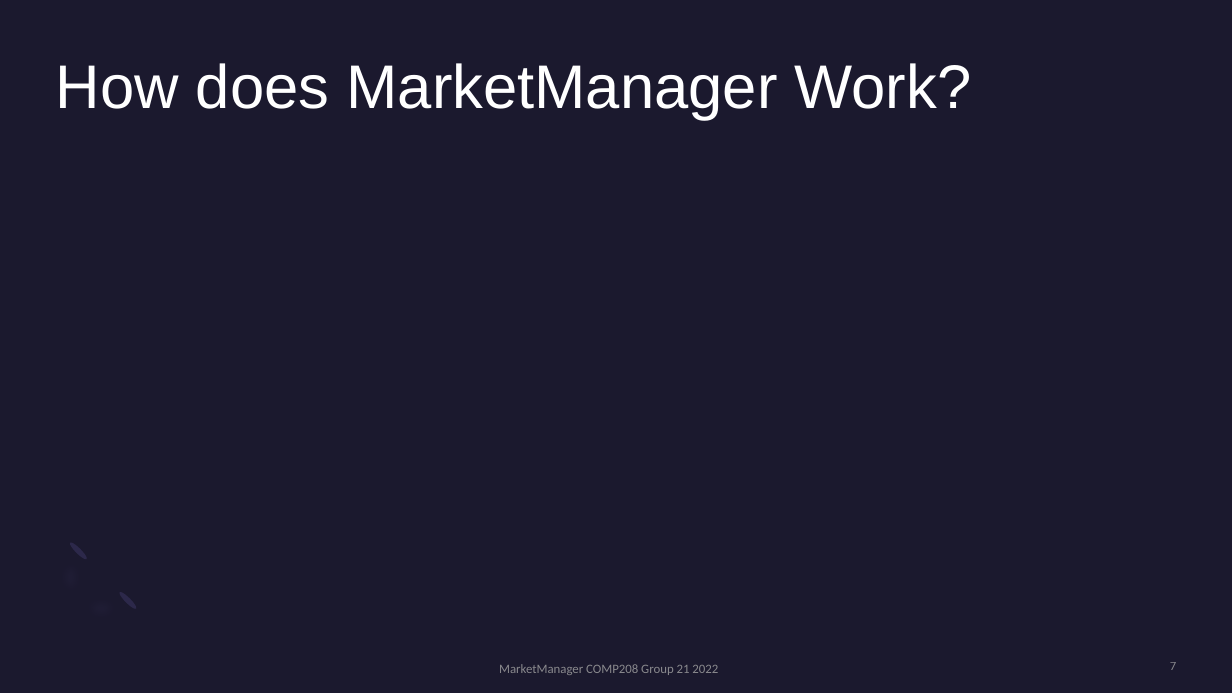
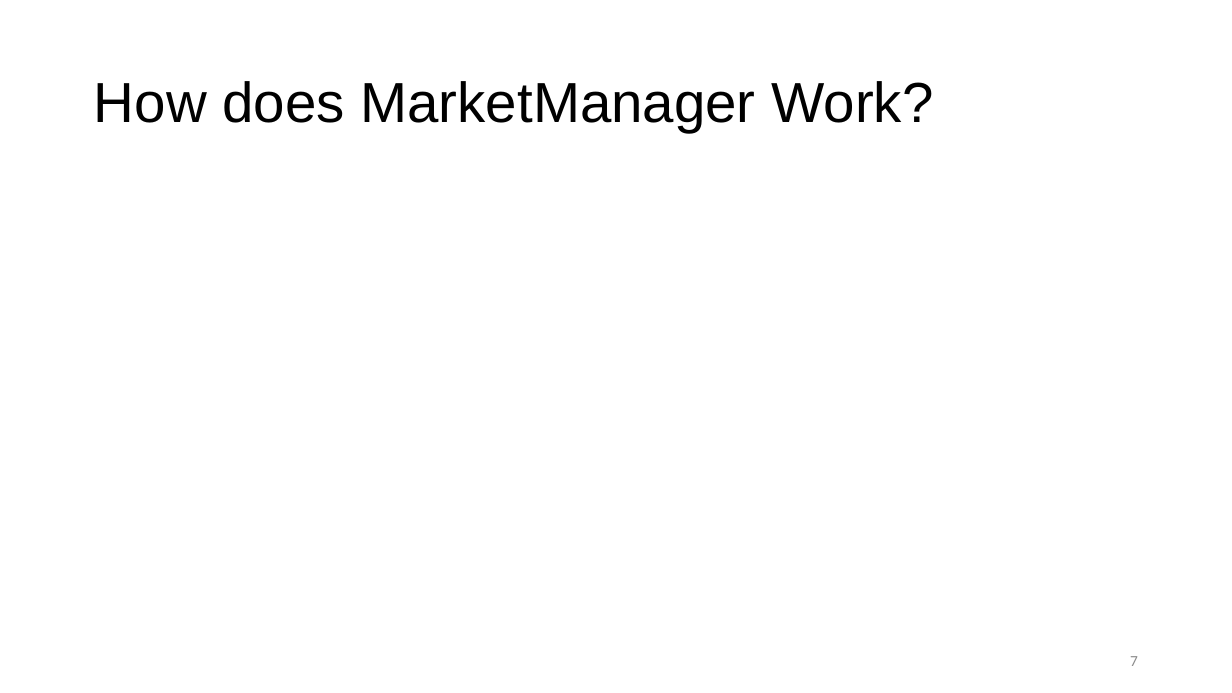
Before and after one commit to jash2002/MarketManager, a slide deck: slide 7 of docs/MarketManager Presentation.pptx. Drawn at 1232x693 pixels with LibreOffice and Linux fonts; fonts in the diff are those of the drawing. Boxes give left, top, right and bottom in pixels: in the first picture for what was removed or moved away, otherwise in the second. Text is boxed around its words. In the diff, an @@ line names an element or a change of style, - is before the commit and + after.

```diff
--- a/docs/MarketManager Presentation.pptx
+++ b/docs/MarketManager Presentation.pptx
@@ background #1B192E to #FFFFFF @@
@@ title "How does MarketManager Work?": place and size @@
-title "How does MarketManager Work?" at (56,63,972,120)
+title "How does MarketManager Work?" at (94,81,933,132)
@@ title "How does MarketManager Work?" at (94,81,933,132): size 48 to 44 pt, text colour #FFFFFF to #000000; vertical alignment top to middle @@
@@ freeform shape removed at (36,538,140,642) @@
@@ ellipse removed at (68,540,89,561) @@
@@ ellipse removed at (117,590,138,611) @@
@@ page number: place and size @@
-page number at (1170,662,1176,670)
+page number at (1130,656,1138,666)
@@ page number at (1130,656,1138,666): size 10 to 12 pt, text colour #A6A6A6 at 80% opacity to #8C8C8C @@
@@ text removed at (499,664,718,675) @@
-MarketManager COMP208 Group 21 2022
```
Also in this commit, not shown: 7 other slides changed, 2 slides added, 4 other files.
